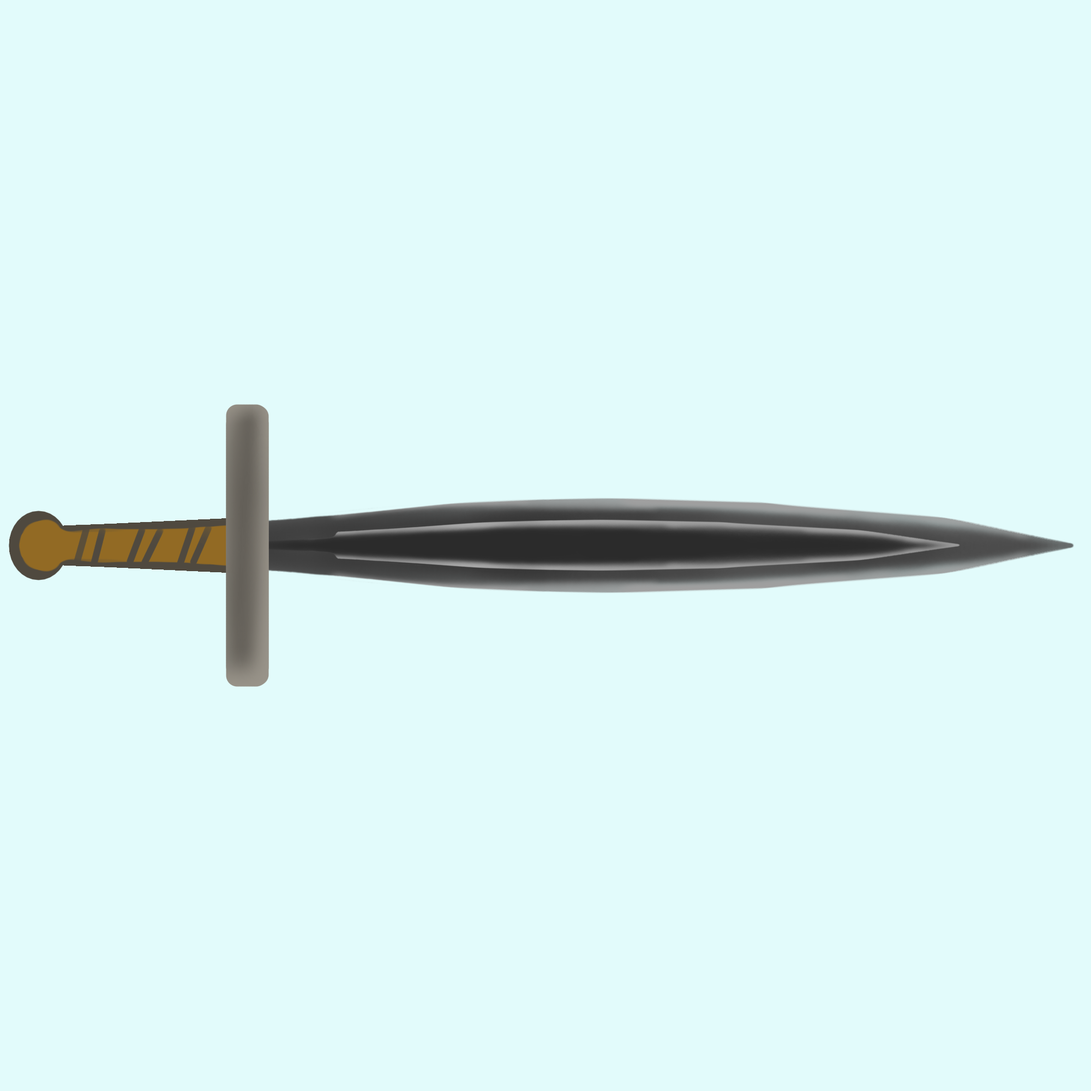
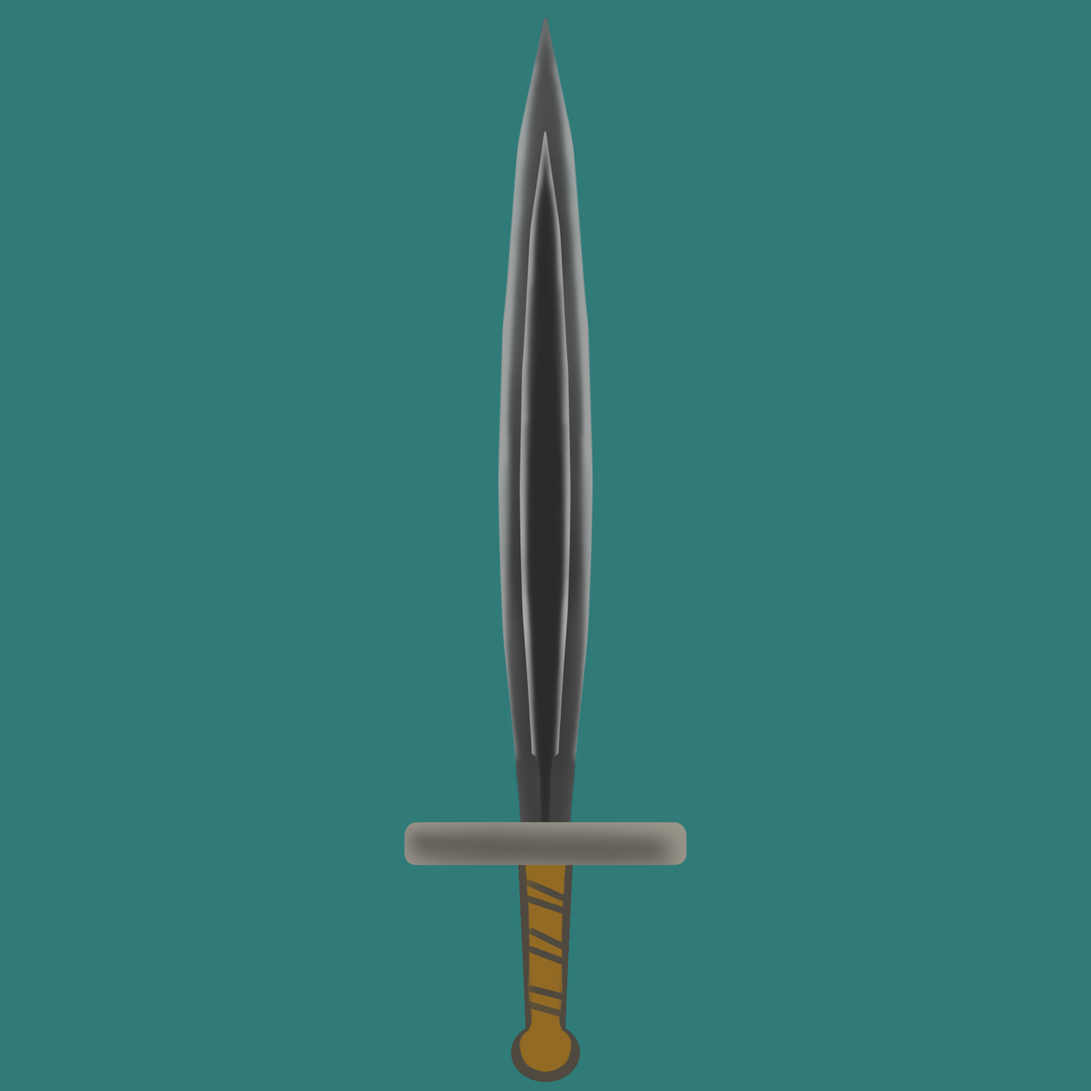
Layered file, before and after one edit (w=1091, h=1091). Changes by layer:
painted on "Shaft" over [0, 0, 1091, 1091]
painted on "Grip" over [0, 0, 1091, 1091]
painted on "Blade top" over [0, 112, 1091, 917]
painted on "Blade base" over [0, 0, 1091, 1091]
painted on "Background" over [0, 0, 1091, 1091]
